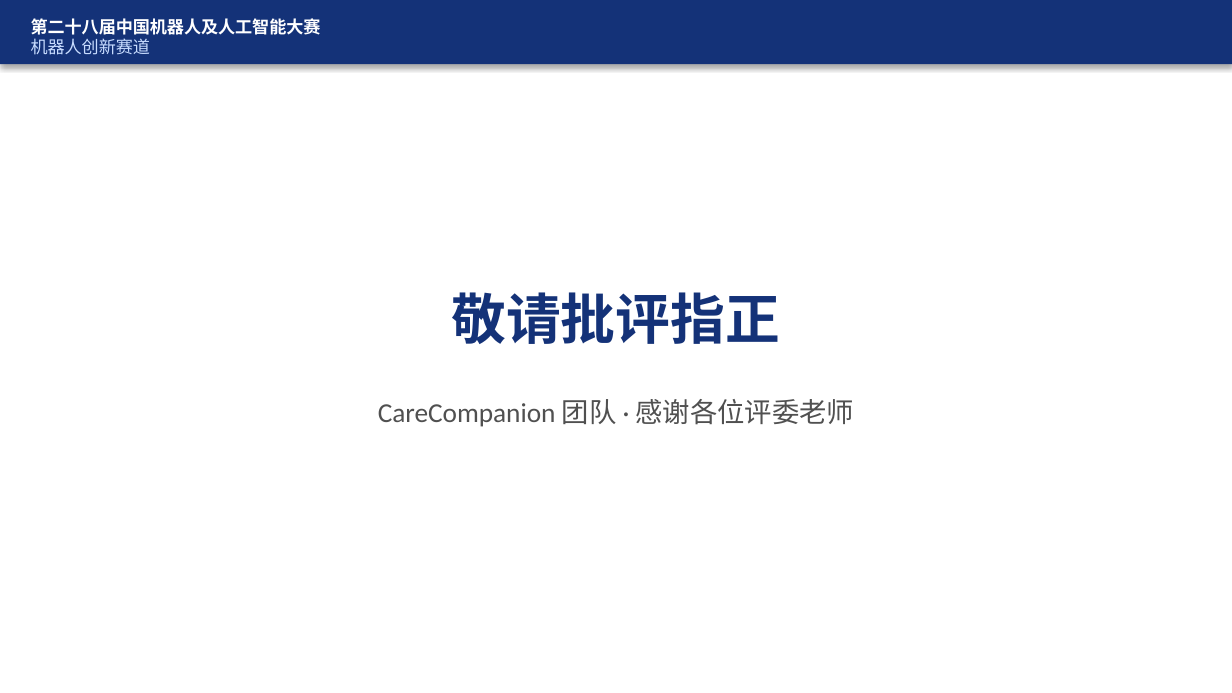
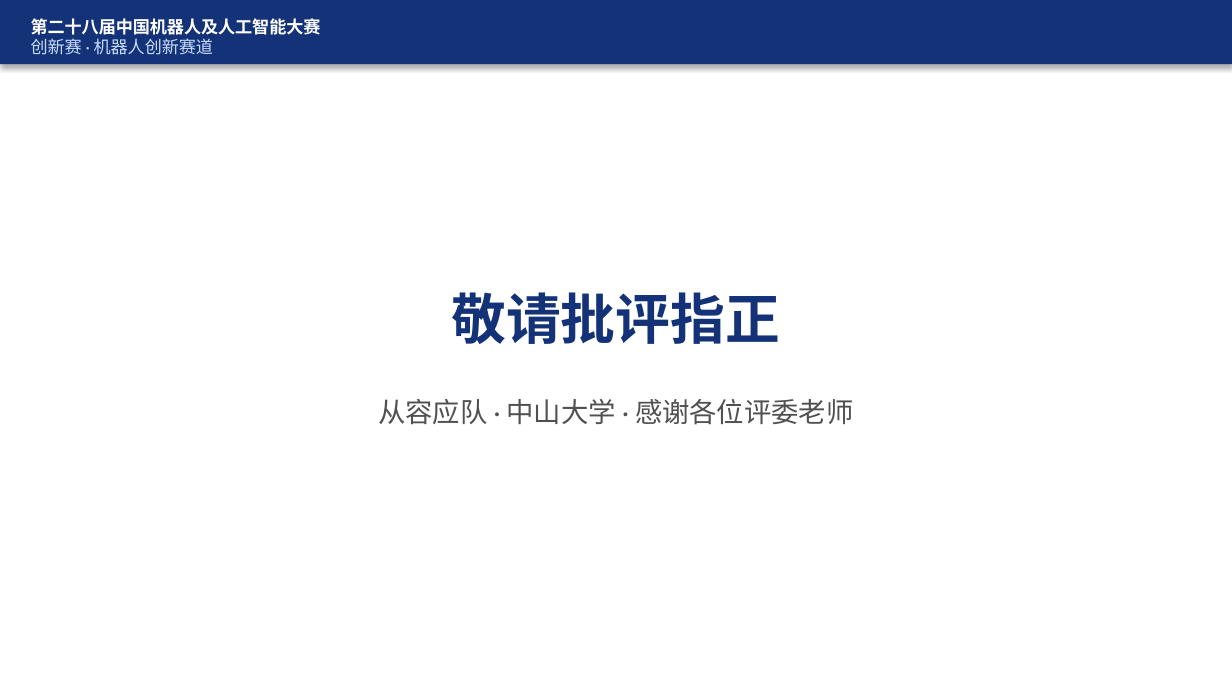
Before and after one commit to FBB123571/ElderCare-Humanoid-Platform, a slide deck: slide 29 of docs/答辩_CareCompanion.pptx (slide 27 before the commit). Drawn at 1232x693 pixels with LibreOffice and Linux fonts; fonts in the diff are those of the drawing. Boxes give left, top, right and bottom in pixels: in the first picture for what was removed or moved away, otherwise in the second. Text is boxed around its words. In the diff, an @@ line names an element or a change of style, - is before the commit and + after.

Commit message:
docs: add CRAIC team info and GitHub QR to defense PPT
Fill cover and entry slides for 从容应队 / SYSU, embed repo QR code,
and sync README with registration IDs.

```diff
--- a/docs/答辩_CareCompanion.pptx
+++ b/docs/答辩_CareCompanion.pptx
@@ text at (31, 38, 213, 55): text changed @@
-机器人创新赛道
+创新赛 · 机器人创新赛道
@@ text at (378, 399, 853, 425): text changed @@
-CareCompanion 团队 · 感谢各位评委老师
+从容应队 · 中山大学 · 感谢各位评委老师
```
Also in this commit, not shown: 26 other slides changed, 2 slides added, 4 other files.
